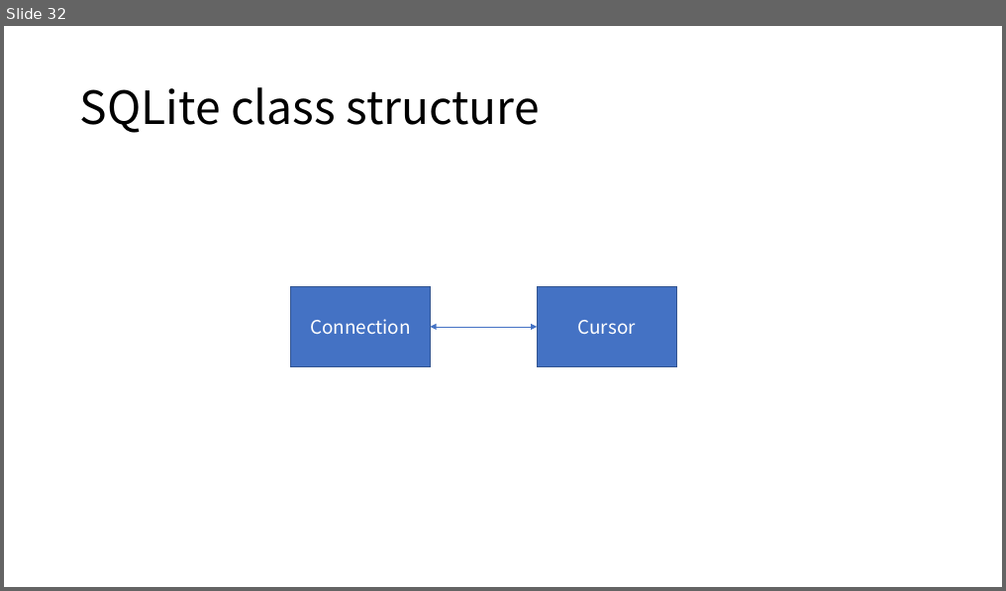
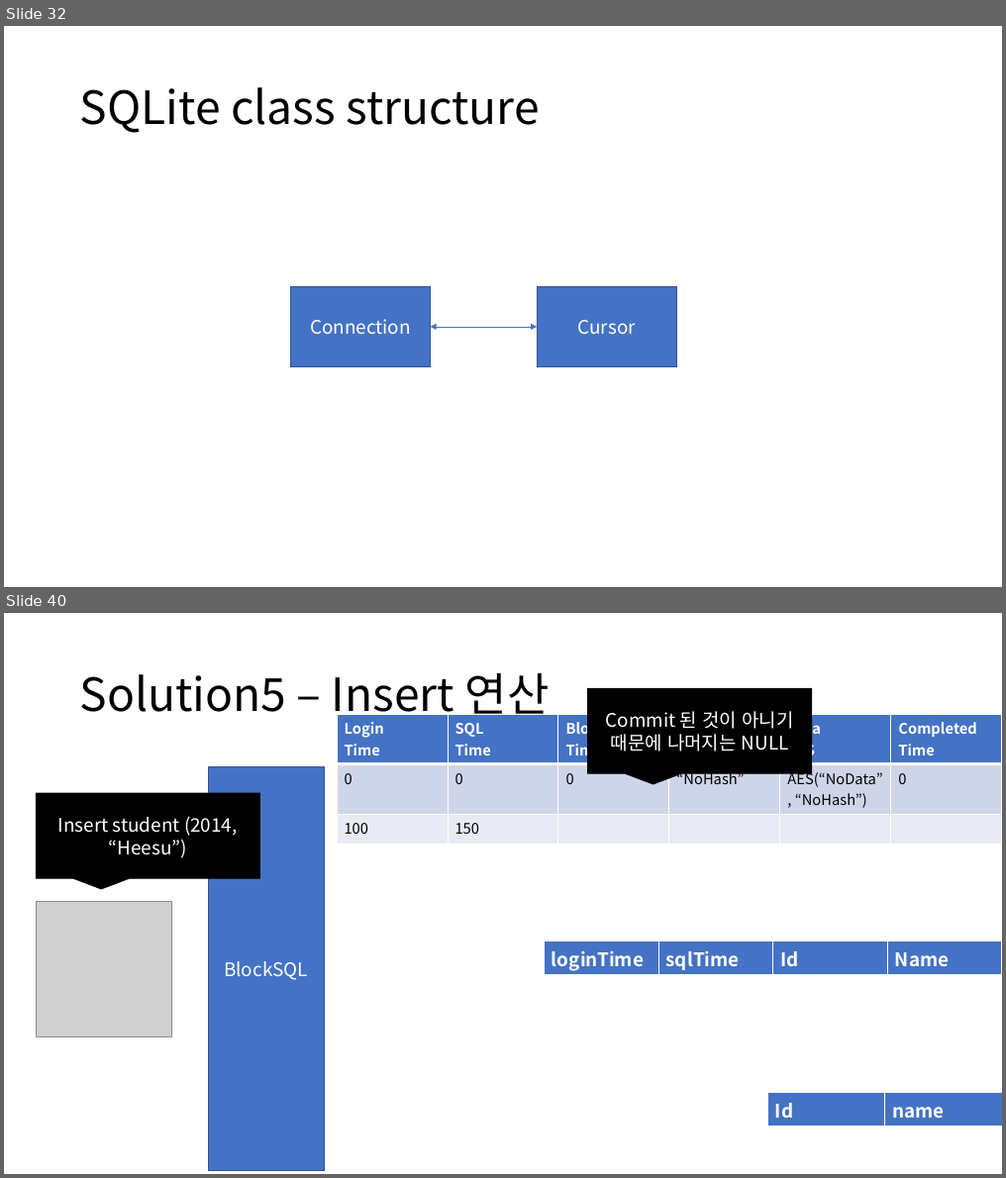
Before and after one commit to hslee1539/blockSQL, a slide deck: 컨셉.pptx. Shown one above the other, each under a label of ours: slide 32 before the commit, slides 32 and 40 after it; the slides between them are not shown. The pictures are 1006x591 and 1006x1178 pixels, drawn with LibreOffice and Linux fonts; fonts in the diff are those of the drawing; grey boxes stand for pictures. Boxes give left, top, right and bottom in pixels: in the first picture for what was removed or moved away, otherwise in the second. Text is boxed around its words. In the diff, an @@ line names an element or a change of style, - is before the commit and + after.

```diff
--- a/컨셉.pptx
+++ b/컨셉.pptx
@@ slide 40 added at box(4, 613, 1002, 1174), background #FFFFFF @@
@@ title added at box(80, 672, 549, 723), 44 pt, text #000000 @@
+Solution5 – Insert 연산
@@ speech box added at box(588, 688, 812, 774), fill #000000, outline #000000 1 pt, 18 pt, text #FFFFFF @@
+Commit 된 것이 아니기 때문에 나머지는 NULL
@@ table added at box(337, 714, 1001, 838), 3 rows, 6 columns @@
+Login / Time | SQL / Time | Block / Time | Previous Block Hash | Data / AES | Completed Time
+0 | 0 | 0 | “NoHash” | AES(“NoData”, “NoHash”) | 0
+100 | 150 |  |  |  | 
@@ rectangle added at box(208, 767, 325, 1170), fill #4472C4, outline #325491 1 pt, 18 pt, text #FFFFFF @@
+BlockSQL
@@ speech box added at box(37, 793, 260, 878), fill #000000, outline #000000 1 pt, 18 pt, text #FFFFFF @@
+Insert student (2014, “Heesu”)
@@ picture added at box(37, 901, 171, 1037) @@
@@ table added at box(544, 941, 1002, 975), 1 rows, 4 columns @@
+loginTime | sqlTime | Id | Name
@@ table added at box(767, 1093, 1002, 1123), 1 rows, 2 columns @@
+Id | name
```
Also in this commit, not shown: 1 slide changed, 30 other slides added, 21 other files.
